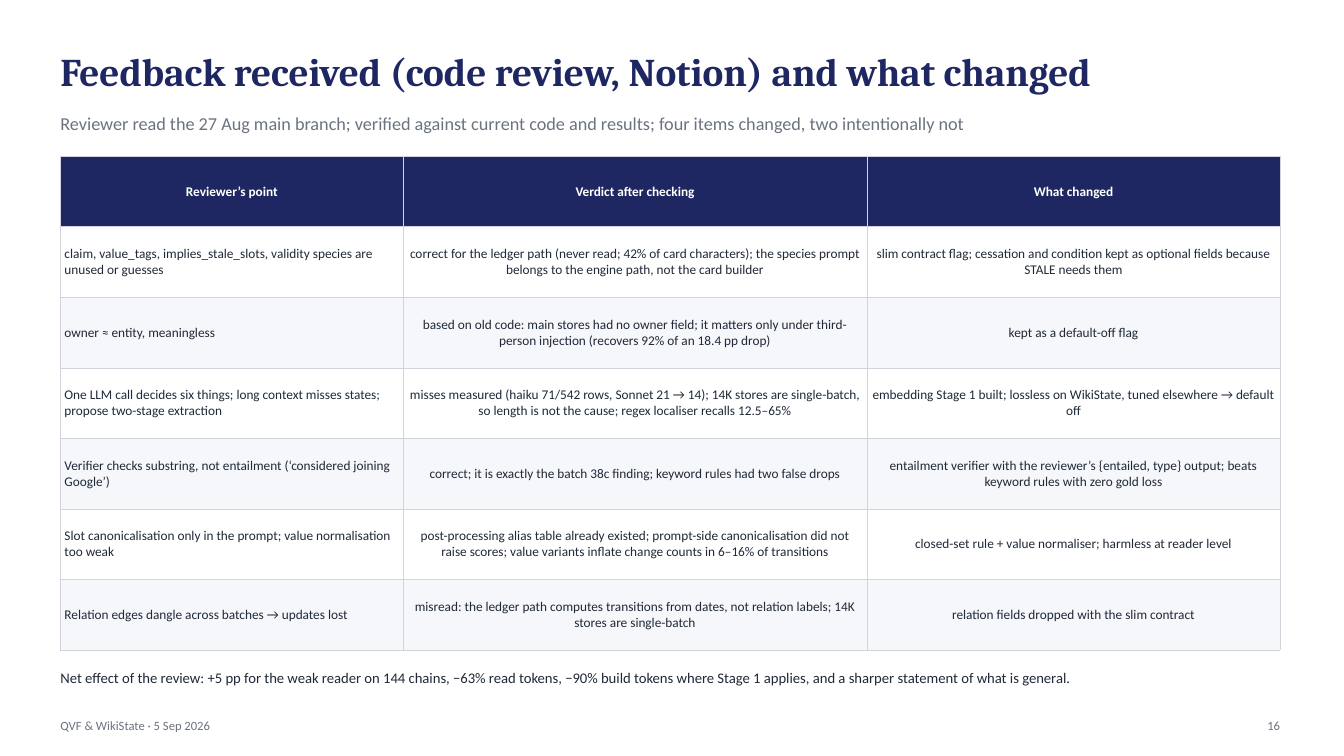
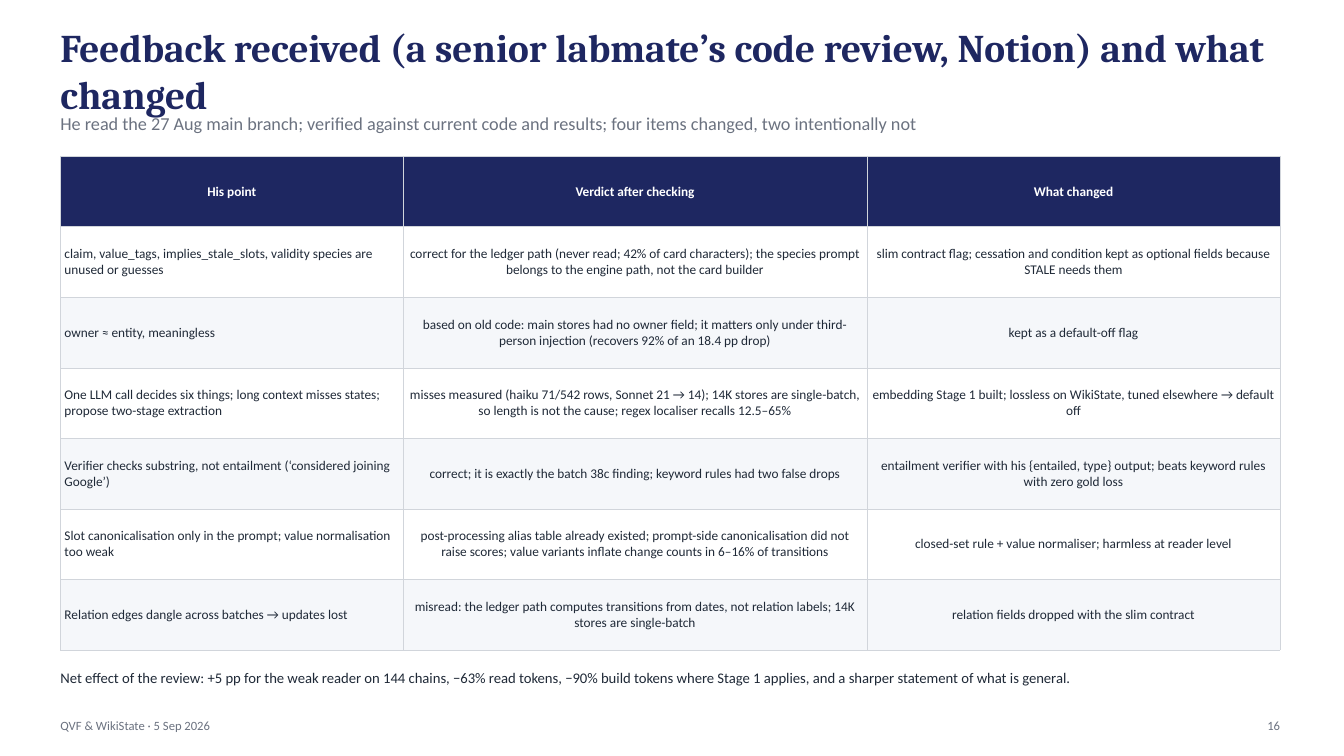
Before and after one commit to jeremyz12/qvf_withcontroller, a slide deck: slide 16 of results/talk_qvf_wikistate_20260905.pptx. Drawn at 1344x756 pixels with LibreOffice and Linux fonts; fonts in the diff are those of the drawing. Boxes give left, top, right and bottom in pixels: in the first picture for what was removed or moved away, otherwise in the second. Text is boxed around its words. In the diff, an @@ line names an element or a change of style, - is before the commit and + after.

```diff
--- a/results/talk_qvf_wikistate_20260905.pptx
+++ b/results/talk_qvf_wikistate_20260905.pptx
@@ text at <box>60,33,1264,119</box>: text changed @@
-Feedback received (code review, Notion) and what changed
+Feedback received (a senior labmate’s code review, Notion) and what changed
@@ text at <box>60,115,916,133</box>: text changed @@
-Reviewer read the 27 Aug main branch; verified against current code and results; four items changed, two intentionally not
+He read the 27 Aug main branch; verified against current code and results; four items changed, two intentionally not
@@ table at <box>60,156,1280,634</box> @@
-row 1, column 1: Reviewer’s point
+row 1, column 1: His point
-row 5, column 3: entailment verifier with the reviewer’s {entailed, type} output; beats keyword rules with zero gold loss
+row 5, column 3: entailment verifier with his {entailed, type} output; beats keyword rules with zero gold loss
```
Also in this commit, not shown: 4 other slides changed, 2 other files.
